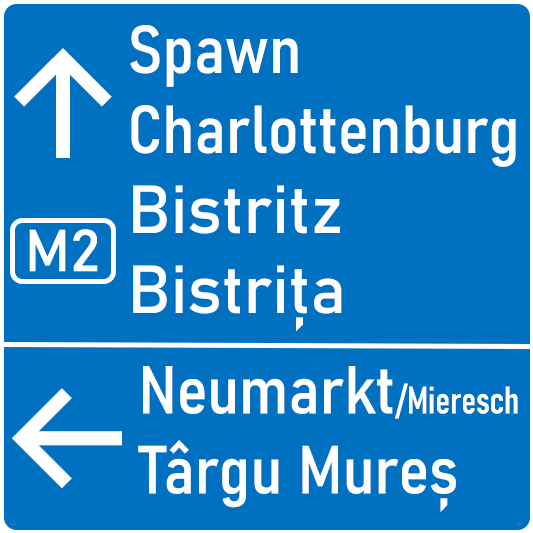
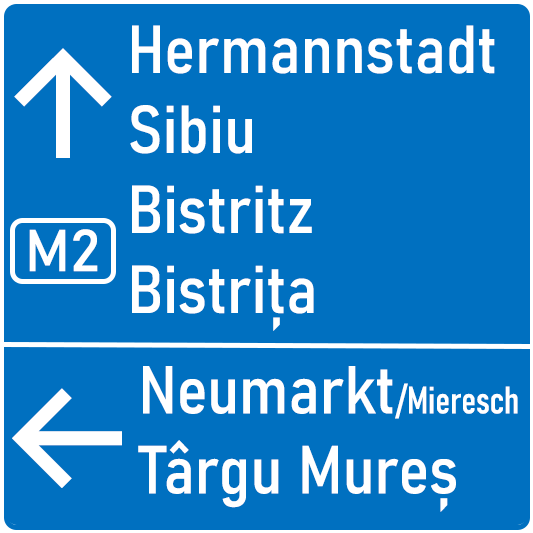
Comparing the layer stacks of the two (533, 533) images. Changes:
renamed "Spawn Charlottenburg Bistritz Bistrița" to "Hermannstadt Sibiu Bistritz Bistrița", painted on it over bbox(130, 25, 516, 331)
